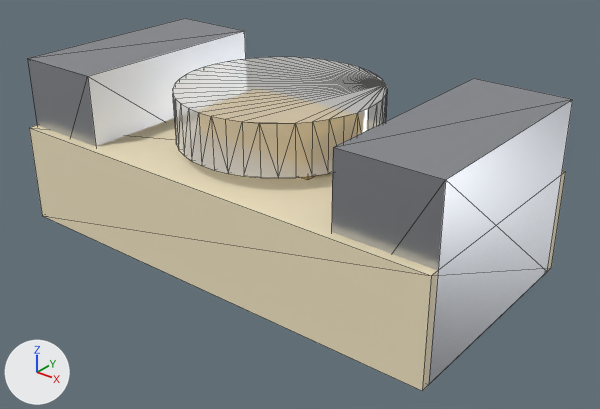
Before and after pictures for a commit that changed the glTF model parts/led-0603/led-0603.glb.
Rendered twice from a 50 mm camera at (0.001625, -0.001931, 0.001358) aimed at (0.000086, -0.000008, 0.000166). Arrows for +X, +Y and +Z are at lower left; the lights stay in place. The older version comes first. Mesh edges are drawn as thin lines. Where no turn or scale is listed for an object, it has been applied to the vertices. Vertices at exactly the same position are counted once.
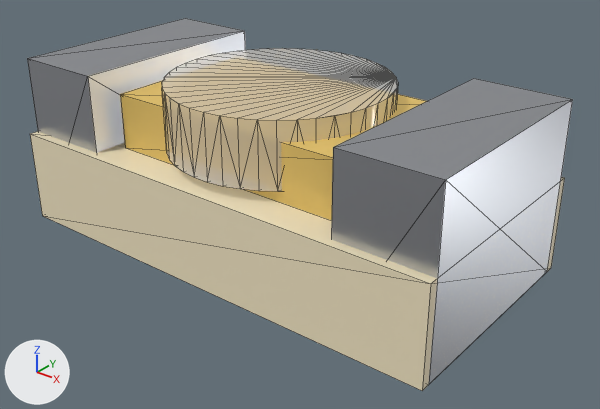
Where the newer file only moved an object's origin or applied its transform, the numbers keep the older frame.

What differs and where, as boxes [x1, y1, x2, y2] in the pictures (600 x 409 px):
'Mesh_0', rescaled: before [29, 118, 566, 391]; after [30, 131, 565, 391]
'body', surface changed, reshaped, moved, recoloured: before [173, 57, 387, 178]; after [120, 81, 426, 221]
'Mesh_2', added: after [162, 48, 398, 191]
'Mesh_1', deleted (mostly hidden): before [301, 176, 314, 180]

What changed in the scene script:
```text
Change mat_mat_2:
    mat_mat_2.alpha: 0.4 -> 0.35
Change me_mesh_0:
    used by ob_mesh_0; location = (0.0, 0.0, 0.000171)
    remove me_mesh_0.from_pydata(...)  # 8 vertices, 12 faces; spans x -0.0008..0.0008, y -0.0004..0.0004, z -0.00017..0.00017
    add me_mesh_0.from_pydata(...)  # 8 vertices, 12 faces; spans x -0.0008..0.0008, y -0.0004..0.0004, z -0.00017..0.00015
    me_mesh_0 part 1: the whole mesh is moved by (0.0, 0.0, -0.00001)
Change me_mesh_2:
    used by ob_body; location = (0.0, 0.0, 0.000467)
    remove me_mesh_2.from_pydata(...)  # 84 vertices, 164 faces; spans x -0.000336..0.000336, y -0.000335..0.000335, z -0.000083..0.000083
    remove me_mesh_2.materials.append(mat_mat_2)  # white #f7f5f2
    add me_mesh_2.from_pydata(...)  # 8 vertices, 12 faces; spans x -0.00044..0.00044, y -0.00028..0.00028, z -0.000094..0.000094
    me_mesh_2 part 2: the whole mesh is rebuilt
    add me_mesh_2.materials.append(mat_mat_1)  # yellow #e8c56a
Add me_mesh_2_1:
    me_mesh_2_1.from_pydata(...)  # a 42-sided cylinder along z spanning x -0.000368..0.000368, y -0.000367..0.000367, z -0.000108..0.000108
    me_mesh_2_1.materials.append(mat_mat_2)  # white #f7f5f2
Remove ob_mesh_1:
    ob_mesh_1 = bpy.data.objects.new('Mesh_1', me_mesh_1)
    ob_mesh_1.location = (0.0, 0.0, 0.000402)
Change ob_body:
    ob_body.location: (0.0, 0.0, 0.000467) -> (0.0, 0.0, 0.000413)
Add ob_mesh_2:
    ob_mesh_2 = bpy.data.objects.new('Mesh_2', me_mesh_2_1)
    ob_mesh_2.location = (0.0, 0.0, 0.000464)
```
